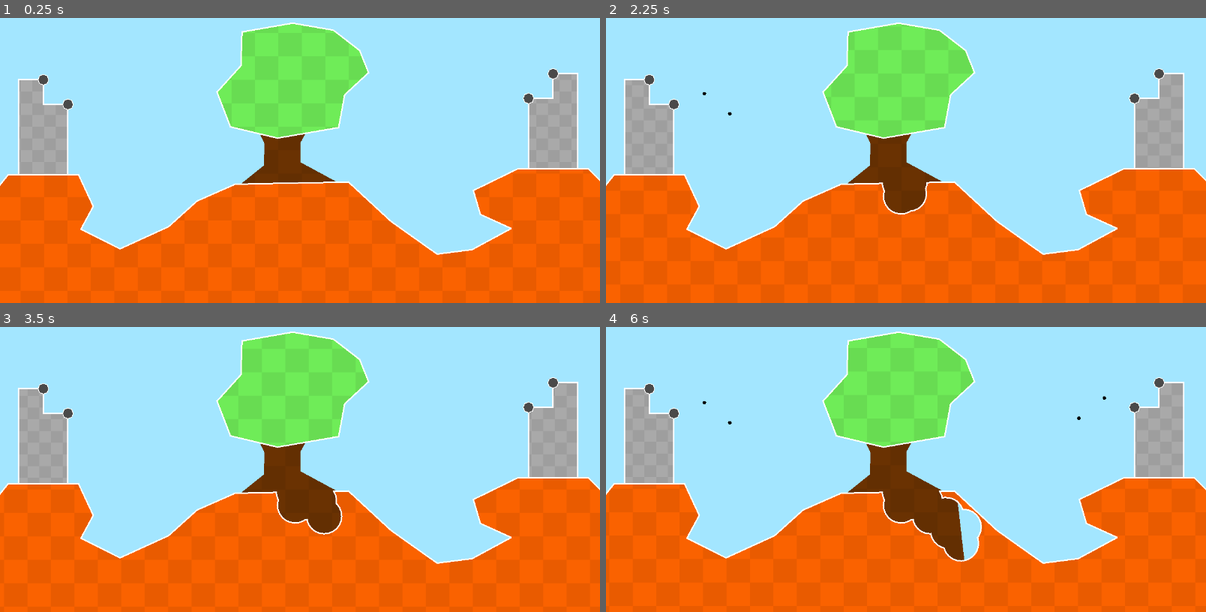
Above: before the commit, frames 1-4 (two rows, left to right).
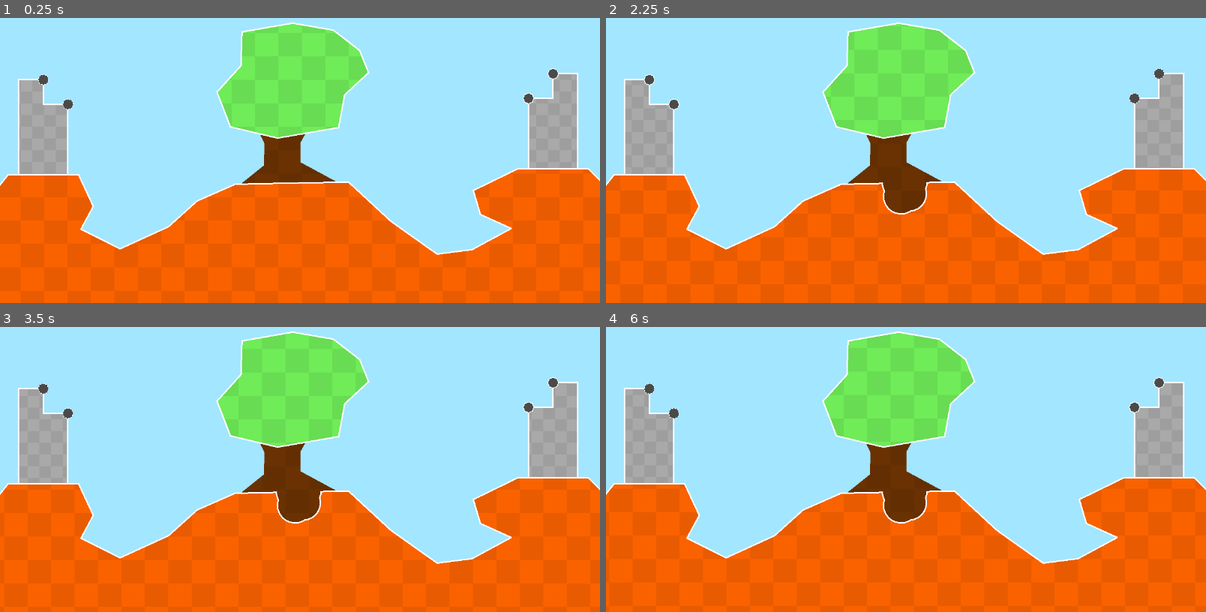
Above: after the commit, the same moments.

Repository: TheMaydayMan/Cannon-Fodder
Game: Godot game, scene res://TestFightScene.tscn
The game is run twice, just before and just after one commit, with the same random seed, the same clock (stepped at 60 frames per second) and the same inputs.
Inputs (mouse positions are in pixels of both pictures, inside the frame that each line leads up to):
- Up to frame 1 (0.25 s): no input
- Up to frame 2 (2.25 s): move the mouse to (1038, 117) at 0.52 s; tap Space (continue) at 0.6, 1.35, 2.1 s; click (1038, 117) at 0.67 s; move the mouse to (786, 151) at 1.27 s; click (786, 151) at 1.42 s; move the mouse to (966, 60) at 2.02 s; click (966, 60) at 2.17 s
- Up to frame 3 (3.5 s): move the mouse to (270, 509) at 2.77 s; tap Space (continue) at 2.85 s; click (270, 509) at 2.92 s
- Up to frame 4 (6 s): move the mouse to (1086, 495) at 3.52 s; tap Space (continue) every 0.75 s from 3.6 to 5.85 s; click (1086, 495) at 3.67 s; move the mouse to (726, 392) at 4.27 s; click (726, 392) at 4.42 s; move the mouse to (936, 443) at 5.02 s; click (936, 443) at 5.17 s; move the mouse to (816, 358) at 5.77 s; click (816, 358) at 5.92 s

The runs differ from the first frame. In frame 1, less than 0.1% of the frame differs, in the area x 6-13%, y 19-33%; in frame 2, less than 0.1%; in frame 3, 0.6%; in frame 4, 1.8%, in the area x 6-84%, y 19-83%.

Commit message:
File organization, turn structure rework
GameHost controls turn order and resolution. PlayerBehavior loads its castle and manages the connection between GameHost and the player's actionable things. ActionPolyBodies must emit their own resolution signals for the round to end. Also reorganized file structure and other small changes, like dotted line visual for actionables on their turn.

Diff:
--- a/Castles/Examples/ExampleCastleA.tscn
+++ b/Castles/Examples/ExampleCastleA.tscn
@@ -1,15 +1,22 @@
-[gd_scene load_steps=7 format=3 uid="uid://jr8c1gv1iudm"]
+[gd_scene load_steps=10 format=3 uid="uid://jr8c1gv1iudm"]
 
-[ext_resource type="Shader" path="res://PolygonTextureWindow.gdshader" id="1_bxryh"]
-[ext_resource type="Texture2D" uid="uid://ogcq4v5hux1k" path="res://CheckerTexture.png" id="2_ngawk"]
-[ext_resource type="Script" path="res://PolyBody.gd" id="3_f2nue"]
-[ext_resource type="Script" path="res://Outline.gd" id="4_h1jd0"]
-[ext_resource type="Script" path="res://Cannon.gd" id="5_j0kcw"]
+[ext_resource type="Shader" path="res://Visuals/PolygonTextureWindow.gdshader" id="1_bxryh"]
+[ext_resource type="Texture2D" uid="uid://ogcq4v5hux1k" path="res://Visuals/CheckerTexture.png" id="2_ngawk"]
+[ext_resource type="Script" path="res://Polygons/PolyBody.gd" id="3_f2nue"]
+[ext_resource type="Script" path="res://Polygons/Outline.gd" id="4_h1jd0"]
+[ext_resource type="Script" path="res://Polygons/Cannon.gd" id="5_j0kcw"]
+[ext_resource type="Shader" path="res://Visuals/MovingLine.gdshader" id="6_qg5rk"]
 
 [sub_resource type="ShaderMaterial" id="ShaderMaterial_2cwii"]
 shader = ExtResource("1_bxryh")
 shader_parameter/scale = 50.0
 shader_parameter/offset = Vector2(0, 0)
+
+[sub_resource type="ShaderMaterial" id="ShaderMaterial_ypoqt"]
+shader = ExtResource("6_qg5rk")
+
+[sub_resource type="ShaderMaterial" id="ShaderMaterial_e5pfd"]
+shader = ExtResource("6_qg5rk")
 
 [node name="ExampleCastleA" type="Node2D"]
 
@@ -54,8 +61,11 @@
 metadata/_edit_group_ = true
 
 [node name="Outline" type="Line2D" parent="Cannon"]
+texture_repeat = 2
+material = SubResource("ShaderMaterial_ypoqt")
 closed = true
 width = 2.0
+texture_mode = 1
 script = ExtResource("4_h1jd0")
 
 [node name="Cannon2" type="Polygon2D" parent="."]
@@ -73,6 +83,9 @@
 metadata/_edit_group_ = true
 
 [node name="Outline" type="Line2D" parent="Cannon2"]
+texture_repeat = 2
+material = SubResource("ShaderMaterial_e5pfd")
 closed = true
 width = 2.0
+texture_mode = 1
 script = ExtResource("4_h1jd0")
--- /dev/null
+++ b/GameHost.gd
@@ -0,0 +1,56 @@
+extends Node
+
+var singleplayer = true
+var players = []
+var active_player = 0
+
+var resolving_round = false
+var resolutions_required = 0
+var resolutions_recieved = 0
+
+# Called when the node enters the scene tree for the first time.
+func _ready() -> void:
+	for autoload in get_tree().root.get_children():
+		if autoload is PlayerBehavior:
+			players.append(autoload)
+
+	var resolutions = []
+	for p in players:
+		resolutions.append_array(p.get_action_resolution_signals())
+	for r in resolutions:
+		r.connect(move_to_next_round)
+
+	new_round()
+
+func new_round() -> void:
+	resolving_round = false
+	active_player = 0
+	for p in players: p.reset_actions()
+	players[active_player].change_turns(true)
+
+func _process(delta: float) -> void:
+	if Input.is_action_just_pressed("continue"):
+		next_player()
+
+func next_player() -> void:
+	players[active_player].change_turns(false)
+	if active_player == players.size() - 1:
+		resolve_round()
+	else:
+		active_player += 1
+		players[active_player].change_turns(true)
+
+func resolve_round() -> void:
+	resolving_round = true
+	resolutions_required = 0
+	for p in players:
+		p.trigger_actions()
+		resolutions_required += p.get_action_resolution_signals().size()
+	resolutions_recieved = 0
+
+func move_to_next_round() -> void:
+	print("boing")
+	resolutions_recieved += 1
+	if resolutions_required == resolutions_recieved:
+		print("poing")
+		new_round()
--- a/PlayerBehavior.gd
+++ b/PlayerBehavior.gd
@@ -1,4 +1,5 @@
 extends Node
+class_name PlayerBehavior
 
 var castle_location
 var castle
@@ -23,46 +24,36 @@
 	get_action_polies(castle, action_polies)
 	reparent_castle_children.call_deferred.call_deferred.call_deferred()
 
-	if name.contains("1"):
-		change_turns(true)
-
+func get_action_polies(node: Node, result: Array) -> void:
+	if node is ActionPolyBody:
+		if is_instance_valid(node):
+			result.push_back(node)
+			node.on_selected.connect(func x(): for a in action_polies: a.selectable = false)
+			node.on_deselected.connect(func x(): for a in action_polies: a.selectable = true)
+	for child in node.get_children():
+		get_action_polies(child, result)
 
 func reparent_castle_children() -> void:
 	for c in castle.get_children():
 		c.reparent(get_tree().current_scene)
 
 
-func _process(_delta: float) -> void:
-	if Input.is_action_just_pressed("continue"):
-		if name.contains("1"):
-			if my_turn:
-				change_turns(false)
-			else:
-				for a in action_polies: a.configured = false
-				for a in action_polies: a.trigger()
-				await get_tree().create_timer(5).timeout
-				change_turns(true)
-		elif name.contains("2"):
-			if not my_turn:
-				change_turns(true)
-			else:
-				change_turns(false)
-				for a in action_polies: a.configured = false
-				for a in action_polies: a.trigger()
-
 func change_turns(now_my_turn: bool):
 	my_turn = now_my_turn
 	for a in action_polies:
 		if is_instance_valid(a):
 			a.selectable = my_turn
+			a.get_node("Outline").texture = preload("res://Visuals/DottedLine.png") if my_turn else null
 		else:
 			action_polies.erase(a)
 
+func reset_actions() -> void:
+	for a in action_polies: if is_instance_valid(a): a.configured = false
 
-func get_action_polies(node: Node, result :Array) -> void:
-	if node is ActionPolyBody:
-		result.push_back(node)
-		node.on_selected.connect(func x(): for a in action_polies: a.selectable = false)
-		node.on_deselected.connect(func x(): for a in action_polies: a.selectable = true)
-	for child in node.get_children():
-		get_action_polies(child, result)
+func trigger_actions() -> void:
+	for a in action_polies: a.trigger()
+
+func get_action_resolution_signals() -> Array:
+	var signals = []
+	for a in action_polies: signals.append(a.on_resolved)
+	return signals
--- a/ActionPolyBody.gd
+++ b/Polygons/ActionPolyBody.gd
@@ -6,6 +6,7 @@
 var configured = false
 signal on_selected
 signal on_deselected
+signal on_resolved
 
 func _unhandled_input(event):
 	if selectable:
--- a/Cannon.gd
+++ b/Polygons/Cannon.gd
@@ -47,6 +47,7 @@
 			draw_circle((shot_velocity * t) + (0.5 * gravity * t * t) + (shot_start - global_position), 4, Color.WHITE if selected else Color(Color.WHITE, 0.5))
 
 func trigger():
+	# Create cannonball
 	var cannonball_body = RigidBody2D.new()
 	cannonball_body.global_position = shot_start + (direction * cannonball_radius)
 	cannonball_body.linear_velocity = shot_velocity
@@ -62,6 +63,7 @@
 	body.get_parent().add_child(cannonball_body)
 	cannonballs.append(cannonball_body)
 
+	# Set to explode
 	var explode = func explode(_other: Node) -> void:
 		var hole = PolyHole.new()
 		if is_instance_valid(cannonball_body):
@@ -70,14 +72,23 @@
 			hole.color = Color.TRANSPARENT
 			hole.name = name
 			body.get_parent().add_child(hole)
+			cannonballs.erase(cannonball_body)
 			cannonball_body.queue_free()
+			if cannonballs.size() == 0:
+				on_resolved.emit()
 	cannonball_body.body_entered.connect(explode)
+	await get_tree().create_timer(3).timeout
+	for c in cannonballs:
+		if is_instance_valid(c):
+			c.queue_free()
+	on_resolved.emit()
 
 func _notification(what):
 	if what == NOTIFICATION_PREDELETE:
 		for c in cannonballs:
 			if is_instance_valid(c):
 				c.queue_free()
+		on_resolved.emit()
 
 
 func generate_polygon(sides: int, radius: float) -> PackedVector2Array:
--- a/PolyBody.gd
+++ b/Polygons/PolyBody.gd
@@ -39,9 +39,9 @@
 		body = collider.get_parent()
 
 	# Remove all freed connections
-	for connection in connections:
-		if not is_instance_valid(connection):
-			connections.erase(connection)
+	for i in range(connections.size() - 1, -1, -1):
+		if not is_instance_valid(connections[i]):
+			connections.erase(connections[i])
 
 	## Group all connected polybodies under the same rigidbody
 	if body == null:
--- a/TestFightScene.tscn
+++ b/TestFightScene.tscn
@@ -1,11 +1,11 @@
 [gd_scene load_steps=8 format=3 uid="uid://bf4ae8xkrx3kq"]
 
 [ext_resource type="Script" path="res://MoveShader.gd" id="1_ahr8y"]
-[ext_resource type="Script" path="res://PolyBody.gd" id="1_easx5"]
-[ext_resource type="Texture2D" uid="uid://ogcq4v5hux1k" path="res://CheckerTexture.png" id="1_s4tai"]
+[ext_resource type="Script" path="res://Polygons/PolyBody.gd" id="1_easx5"]
+[ext_resource type="Texture2D" uid="uid://ogcq4v5hux1k" path="res://Visuals/CheckerTexture.png" id="1_s4tai"]
 [ext_resource type="Script" path="res://CastleLocation.gd" id="2_i8jmw"]
-[ext_resource type="Shader" path="res://PolygonTextureWindow.gdshader" id="4_d25n1"]
-[ext_resource type="Script" path="res://Outline.gd" id="5_0tvni"]
+[ext_resource type="Shader" path="res://Visuals/PolygonTextureWindow.gdshader" id="4_d25n1"]
+[ext_resource type="Script" path="res://Polygons/Outline.gd" id="5_0tvni"]
 
 [sub_resource type="ShaderMaterial" id="ShaderMaterial_16xff"]
 shader = ExtResource("4_d25n1")
--- a/TestScene.tscn
+++ b/TestScene.tscn
@@ -1,8 +1,8 @@
 [gd_scene load_steps=4 format=3 uid="uid://phyd7njiux56"]
 
-[ext_resource type="Script" path="res://PolyBody.gd" id="1_601t6"]
-[ext_resource type="Script" path="res://Outline.gd" id="2_prhog"]
-[ext_resource type="Script" path="res://PolyHole.gd" id="3_dd3cx"]
+[ext_resource type="Script" path="res://Polygons/PolyBody.gd" id="1_601t6"]
+[ext_resource type="Script" path="res://Polygons/Outline.gd" id="2_prhog"]
+[ext_resource type="Script" path="res://Polygons/PolyHole.gd" id="3_dd3cx"]
 
 [node name="TestScene" type="Node2D"]
 
--- /dev/null
+++ b/Visuals/MovingLine.gdshader
@@ -0,0 +1,7 @@
+shader_type canvas_item;
+
+void fragment() {
+	vec2 moving_uv = vec2(UV.x-TIME, UV.y);
+	vec4 in_tex = texture(TEXTURE, moving_uv);
+	COLOR = in_tex;
+}
--- a/icon.svg
+++ /dev/null
@@ -1 +0,0 @@
-<svg xmlns="http://www.w3.org/2000/svg" width="128" height="128"><rect width="124" height="124" x="2" y="2" fill="#363d52" stroke="#212532" stroke-width="4" rx="14"/><g fill="#fff" transform="translate(12.322 12.322)scale(.101)"><path d="M105 673v33q407 354 814 0v-33z"/><path fill="#478cbf" d="m105 673 152 14q12 1 15 14l4 67 132 10 8-61q2-11 15-15h162q13 4 15 15l8 61 132-10 4-67q3-13 15-14l152-14V427q30-39 56-81-35-59-83-108-43 20-82 47-40-37-88-64 7-51 8-102-59-28-123-42-26 43-46 89-49-7-98 0-20-46-46-89-64 14-123 42 1 51 8 102-48 27-88 64-39-27-82-47-48 49-83 108 26 42 56 81zm0 33v39c0 276 813 276 814 0v-39l-134 12-5 69q-2 10-14 13l-162 11q-12 0-16-11l-10-65H446l-10 65q-4 11-16 11l-162-11q-12-3-14-13l-5-69z"/><path d="M483 600c0 34 58 34 58 0v-86c0-34-58-34-58 0z"/><circle cx="725" cy="526" r="90"/><circle cx="299" cy="526" r="90"/></g><g fill="#414042" transform="translate(12.322 12.322)scale(.101)"><circle cx="307" cy="532" r="60"/><circle cx="717" cy="532" r="60"/></g></svg>
--- a/project.godot
+++ b/project.godot
@@ -13,12 +13,12 @@
 config/name="Cannon Fodder"
 run/main_scene="res://TestFightScene.tscn"
 config/features=PackedStringArray("4.3", "GL Compatibility")
-config/icon="res://icon.svg"
 
 [autoload]
 
 Player1="*res://PlayerBehavior.gd"
 Player2="*res://PlayerBehavior.gd"
+GameHost="*res://GameHost.gd"
 
 [display]
 
@@ -40,6 +40,7 @@
 
 [rendering]
 
+textures/canvas_textures/default_texture_filter=0
 renderer/rendering_method="gl_compatibility"
 renderer/rendering_method.mobile="gl_compatibility"
 environment/defaults/default_clear_color=Color(0.640755, 0.90263, 1, 1)
Renamed: Outline.gd -> Polygons/Outline.gd
Renamed: PolyHole.gd -> Polygons/PolyHole.gd
Renamed: CheckerTexture.png -> Visuals/CheckerTexture.png
Not shown, changed: Visuals/CheckerTexture.png.import
Binary file added: Visuals/DottedLine.png
Not shown, changed: Visuals/DottedLine.png.import
Renamed: PolygonTextureWindow.gdshader -> Visuals/PolygonTextureWindow.gdshader
